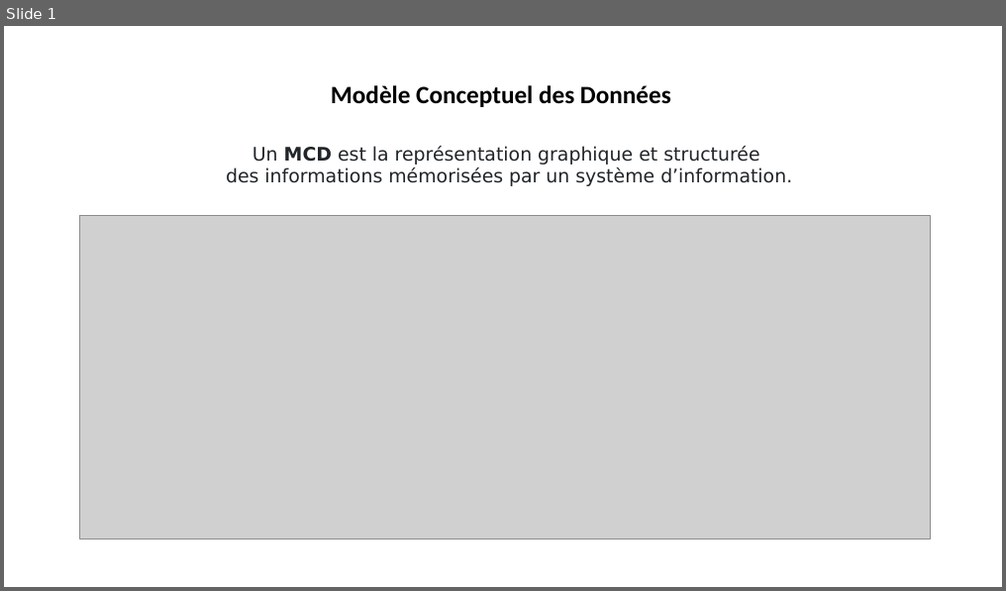
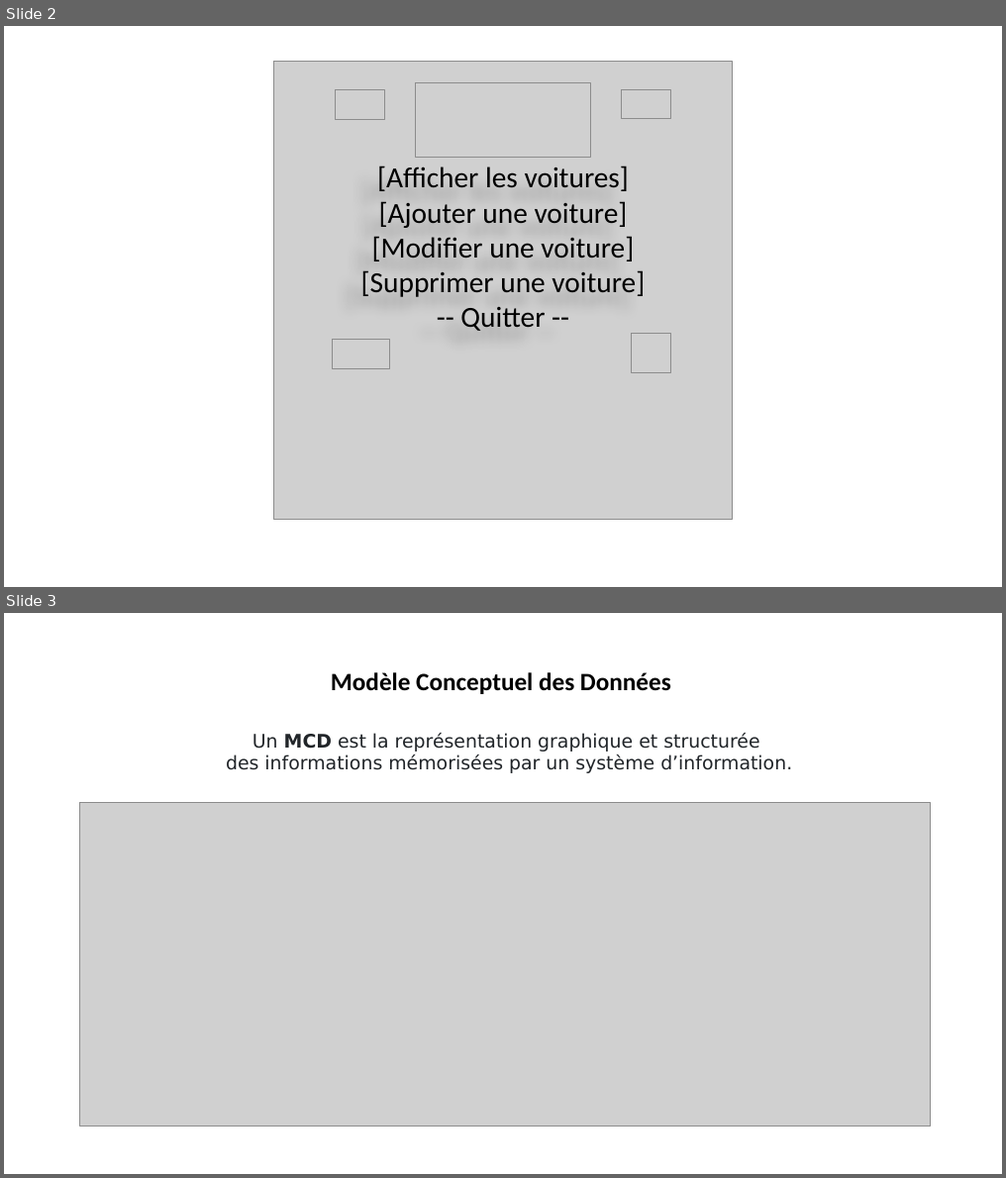
Before and after one commit to Npaci/Java, a slide deck: Présentation_Labo1.pptx. Shown one above the other, each under a label of ours: slide 1 before the commit, slides 2 and 3 after it. The pictures are 1006x591 and 1006x1178 pixels, drawn with LibreOffice and Linux fonts; fonts in the diff are those of the drawing; grey boxes stand for pictures. Boxes give left, top, right and bottom in pixels: in the first picture for what was removed or moved away, otherwise in the second. Text is boxed around its words. In the diff, an @@ line names an element or a change of style, - is before the commit and + after.

```diff
--- a/Présentation_Labo1.pptx
+++ b/Présentation_Labo1.pptx
@@ slide 2 added at [4,26,1002,587], background #FFFFFF @@
@@ picture added at [274,62,733,519] @@
@@ picture added at [416,82,590,157] @@
@@ picture added at [336,90,385,120] @@
@@ picture added at [622,89,671,119] @@
@@ text added at [361,166,645,331], 28 pt, text #000000 @@
+[Afficher les voitures]
+[Ajouter une voiture]
+[Modifier une voiture]
+[Supprimer une voiture]
+-- Quitter --
@@ picture added at [332,339,389,369] @@
@@ picture added at [631,333,670,372] @@
@@ what was slide 1 is now slide 3 @@
```
Also in this commit, not shown: 1 slide changed, 3 other slides added, 1 slide removed, 3 other files.
